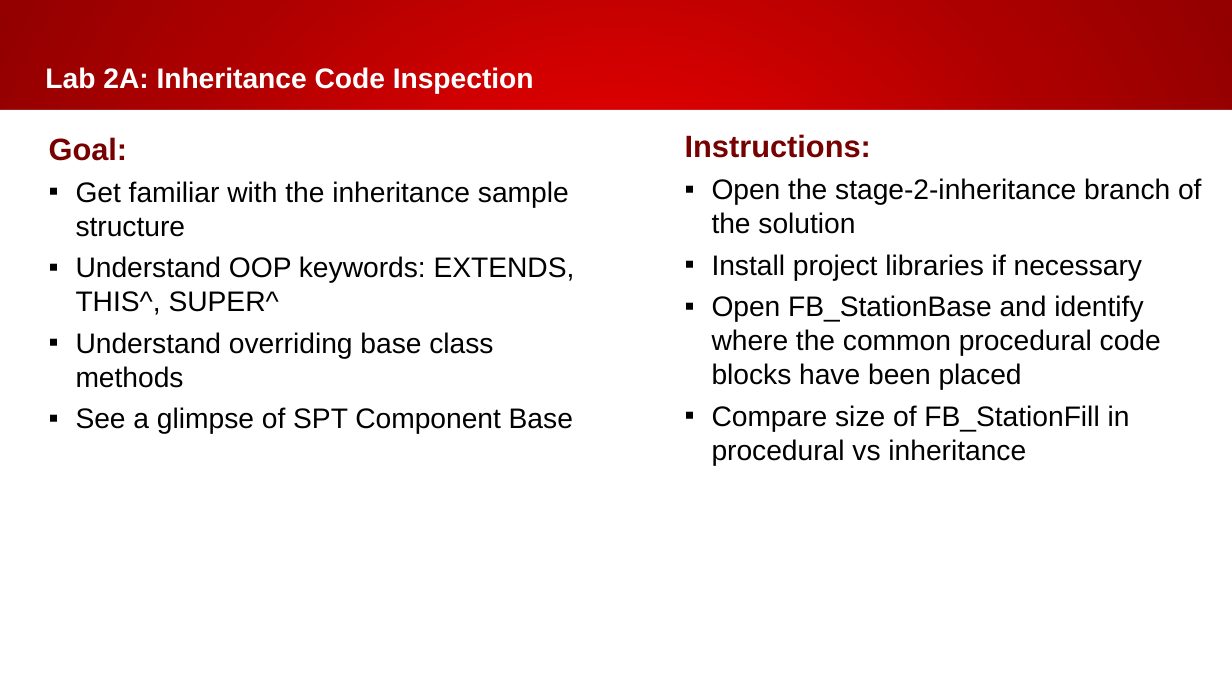
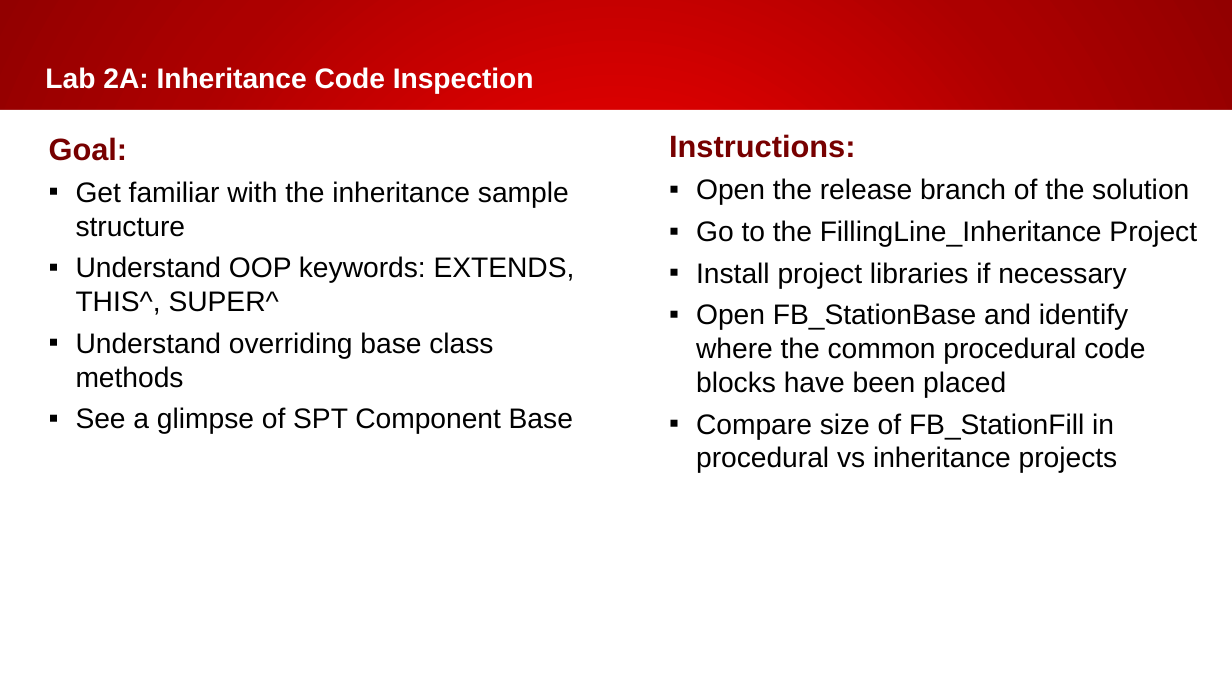
Before and after one commit to Beckhoff-USA-Community/Procedural_To_SOLID, a slide deck: slide 33 of presentation/NEM2026_workshop.pptx. Drawn at 1232x693 pixels with LibreOffice and Linux fonts; fonts in the diff are those of the drawing; background and template pictures are left out. Boxes give left, top, right and bottom in pixels: in the first picture for what was removed or moved away, otherwise in the second. Text is boxed around its words. In the diff, an @@ line names an element or a change of style, - is before the commit and + after.

```diff
--- a/presentation/NEM2026_workshop.pptx
+++ b/presentation/NEM2026_workshop.pptx
@@ text "Instructions:": place and size @@
-text "Instructions:" at <box>685,134,1201,466</box>
+text "Instructions:" at <box>669,134,1197,473</box>
@@ text at <box>696,178,1197,247</box>: text changed @@
-▪ Open the stage-2-inheritance branch of the solution
+▪ Open the release branch of the solution
+▪ Go to the FillingLine_Inheritance Project
@@ text at <box>696,413,1118,473</box>: text changed @@
-▪ Compare size of FB_StationFill in procedural vs inheritance
+▪ Compare size of FB_StationFill in procedural vs inheritance projects
```
Also in this commit, not shown: 20 other slides changed, 1 slide added, 1 slide removed.
